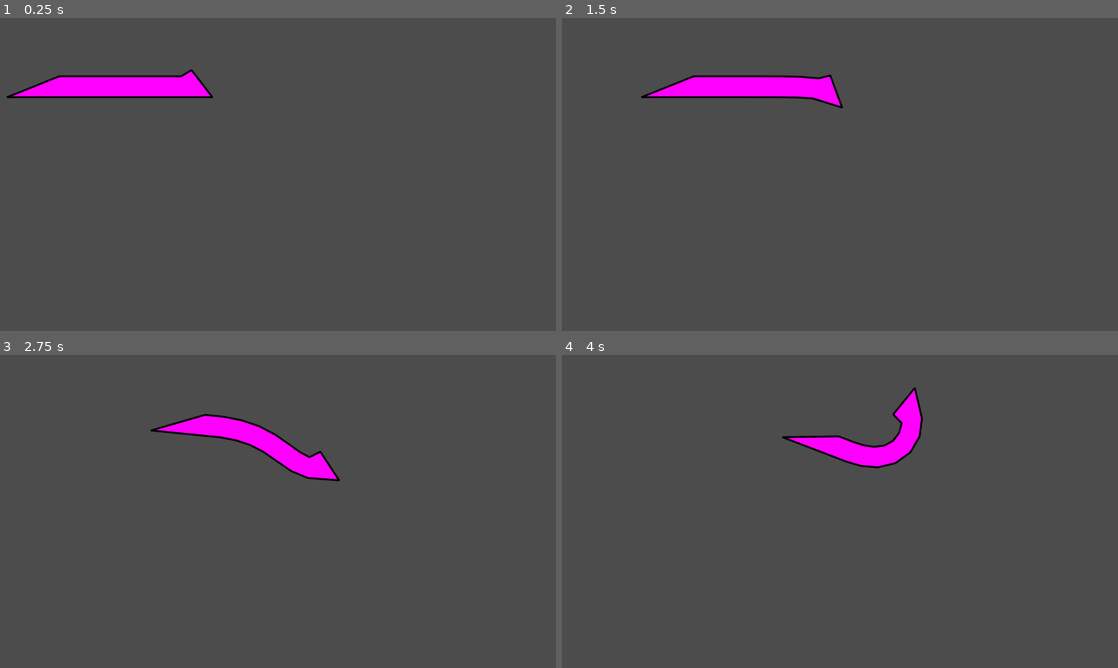
Above: before the commit, frames 1-4 (two rows, left to right).
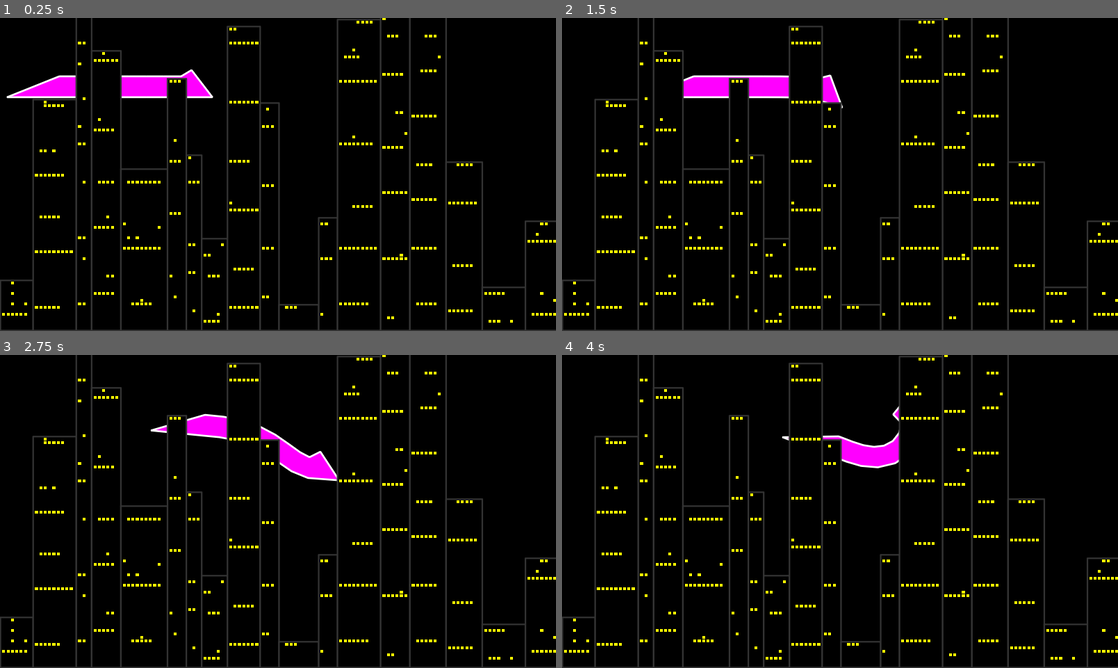
Above: after the commit, the same moments.

Repository: elektito/wyrmsim
Game: Godot game, scene res://World.tscn
Two runs of this game, one before a commit and one after it. Both use one fixed random seed, a clock stepped at 60 frames per second and the inputs below. The engine's default icon, where the game draws it, is replaced by a stand-in: a white triangle on a blue panel in a dark square.
Inputs:
- Up to frame 1 (0.25 s): no input
- Up to frame 2 (1.5 s): hold D (right) 0.53-1.28 s; hold S (down) from 1.28 s (still down)
- Up to frame 3 (2.75 s): release S (down) at 2.03 s; hold D (right) from 2.03 s (still down)
- Up to frame 4 (4 s): release D (right) at 2.78 s; hold W (up) 2.78-3.53 s; hold A (left) from 3.53 s (still down)

The runs differ from the first frame. In frame 1, 99% of the frame differs, in the area x 0-100%, y 0-100%; in frame 2, 99%; in frame 3, 99%; in frame 4, 99%.

Commit message:
Add buildings

Diff:
--- /dev/null
+++ b/Building.gd
@@ -0,0 +1,131 @@
+tool
+extends Control
+
+export(bool) var antialiased := false
+export(Color) var outline_color := Color.white setget set_outline_color
+export(float) var outline_width := 3.0 setget set_outline_width
+export(Color) var background_color := Color.black setget set_background_color
+
+export(Color) var window_color := Color.yellow setget set_window_color
+export(float) var window_width := 10.0 setget set_window_width
+export(float) var window_margin := 2.0 setget set_window_margin
+export(float) var floor_height := 10.0 setget set_floor_height
+export(float) var floor_margin := 2.0 setget set_floor_margin
+
+export(float, 0.0, 1.0, 0.01) var fill_rate := 0.2 setget set_fill_rate
+
+var windows_per_floor : int
+var floors : int
+var windows := []
+
+func _ready():
+	init()
+
+
+func init():
+	floors = int(floor((rect_size.y - 2 * outline_width - 1 * floor_margin) / (floor_height + floor_margin)))
+	windows_per_floor = int(floor((rect_size.x - 2 * outline_width - 1 * window_margin) / (window_width + window_margin)))
+
+	windows = []
+	for i in range(floors):
+		windows.append([])
+		for j in range(windows_per_floor):
+			windows[i].append(false)
+
+	# now turn on some of the lights
+	var total_lit := 0
+	for f in range(floors):
+		var cur_fill_rate = float(total_lit) / (windows_per_floor * (f + 1))
+		var style = randf()
+		if cur_fill_rate < fill_rate:
+			if style < 0.1:
+				# one whole lit floor
+				for i in range(windows_per_floor):
+					windows[f][i] = true
+				total_lit += windows_per_floor
+			elif style < 0.2:
+				# one string of lit windows
+				var length = randi() % windows_per_floor
+				var start = randi() % (windows_per_floor - length)
+				for i in range(length):
+					windows[f][start + i] = true
+				total_lit += length
+			elif style < 0.5:
+				var filled := 0
+				for x in range(2):
+					var length = randi() % (windows_per_floor - filled)
+					var start = randi() % (windows_per_floor - filled - length)
+					for i in range(length):
+						windows[f][filled + start + i] = true
+					filled += length
+					total_lit += length
+			else:
+				# some individual lit windows
+				for w in range(windows_per_floor):
+					if randf() < fill_rate:
+						windows[f][w] = true
+						total_lit += 1
+
+	# redraw
+	update()
+
+
+func _draw():
+	var rect = Rect2(outline_width / 2, outline_width / 2, rect_size.x - outline_width, rect_size.y - outline_width)
+	draw_rect(rect, background_color, true)
+	draw_rect(rect, outline_color, false, outline_width, antialiased)
+	for f in range(floors):
+		for w in range(windows_per_floor):
+			if windows[f][w]:
+				var pos = Vector2(outline_width + window_margin + w * (window_width + window_margin), outline_width + floor_margin + f * (floor_height + floor_margin))
+				var r = Rect2(pos, Vector2(window_width, floor_height))
+				draw_rect(r, window_color, true)
+
+
+func _on_Building_resized():
+	init()
+
+
+func set_outline_width(value: float):
+	outline_width = value
+	init()
+
+
+func set_window_width(value: float):
+	window_width = value
+	init()
+
+
+func set_window_margin(value: float):
+	window_margin = value
+	init()
+
+
+func set_floor_height(value: float):
+	floor_height = value
+	init()
+
+
+func set_floor_margin(value: float):
+	floor_margin = value
+	init()
+
+
+func set_fill_rate(value: float):
+	fill_rate = value
+	init()
+
+
+func set_outline_color(value: Color):
+	outline_color = value
+	update()
+
+
+func set_window_color(value: Color):
+	window_color = value
+	update()
+
+
+func set_background_color(value: Color):
+	background_color = value
+	update()
--- /dev/null
+++ b/Building.tscn
@@ -0,0 +1,16 @@
+[gd_scene load_steps=2 format=2]
+
+[ext_resource path="res://Building.gd" type="Script" id=1]
+
+[node name="Building" type="Control"]
+margin_right = 84.0
+margin_bottom = 102.0
+mouse_filter = 2
+script = ExtResource( 1 )
+__meta__ = {
+"_edit_use_anchors_": false
+}
+antialiased = true
+outline_width = 5.0
+
+[connection signal="resized" from="." to="." method="_on_Building_resized"]
--- a/World.gd
+++ b/World.gd
@@ -1,6 +1,25 @@
 extends Node2D
 
 const ROT_SPEED := 1.5
+
+func _ready():
+	randomize()
+	var x = 0
+	for i in range(1000):
+		var b = preload("res://Building.tscn").instance()
+		b.fill_rate = 0.06
+		b.outline_width = 3
+		b.outline_color = Color(0.2, 0.2, 0.2)
+		b.window_margin = 5
+		var windows = 4 + randi() % 10
+		var floors = 5 + randi() % 100
+		var width = windows * 10 + 3 * 2 + (windows + 1) * 2
+		var height  = floors * 10 + 3 * 2 + (floors + 1) * 2
+		var y = 1080 - height
+		b.rect_position = Vector2(x, y)
+		b.rect_size = Vector2(width, height)
+		x += width - b.outline_width
+		add_child(b)
 
 func _input(event):
 	if Input.is_action_just_pressed("pause"):
--- a/Wyrm.gd
+++ b/Wyrm.gd
@@ -8,7 +8,7 @@
 
 
 func _draw():
-	var outline_color := Color.black
+	var outline_color := Color.white
 	var outline_width := 4.0
 	var poly = polygon
 	for i in range(1 , poly.size()):
--- a/project.godot
+++ b/project.godot
@@ -59,5 +59,6 @@
 
 [rendering]
 
+environment/default_clear_color=Color( 0, 0, 0, 1 )
 quality/depth/hdr=false
 environment/default_environment="res://default_env.tres"
